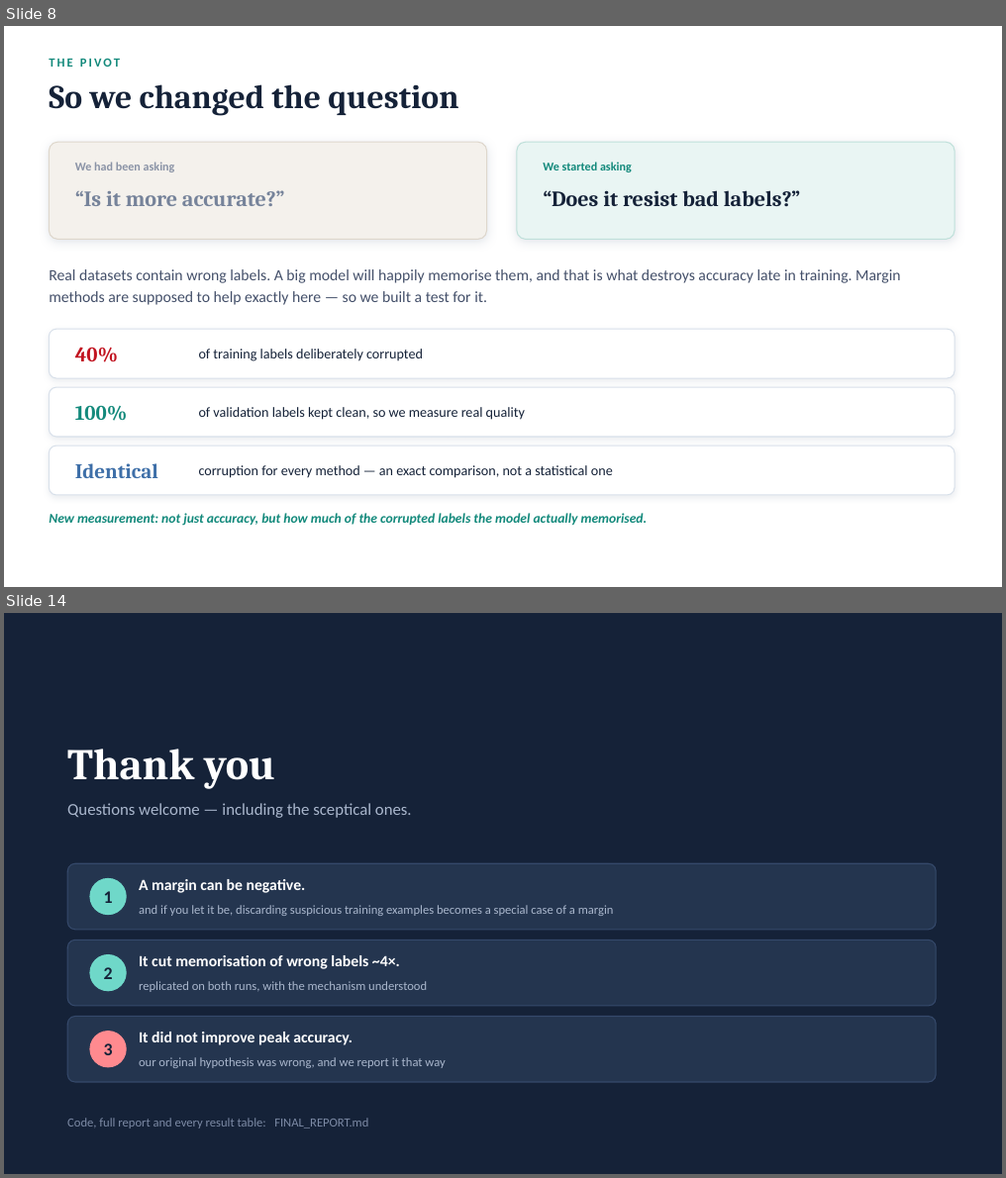
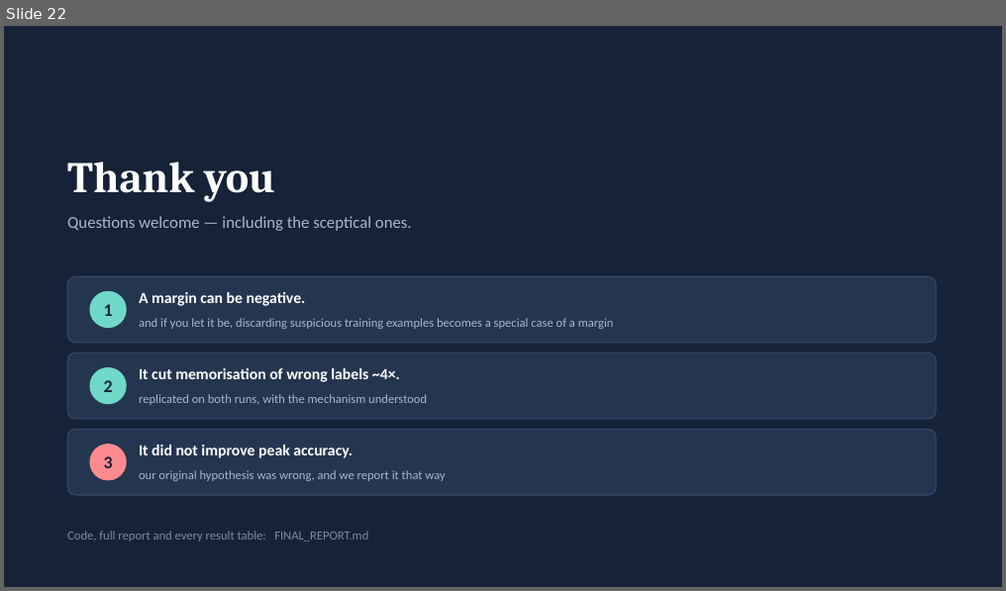
Before and after one commit to haitomnsg/softmaxResearch, a slide deck: presentation/GAM-Softmax-Presentation.pptx. Shown one above the other, each under a label of ours: slides 8 and 14 before the commit, slide 22 after it; the slides between them are not shown. The pictures are 1006x1178 and 1006x591 pixels, drawn with LibreOffice and Linux fonts; fonts in the diff are those of the drawing. Boxes give left, top, right and bottom in pixels: in the first picture for what was removed or moved away, otherwise in the second. Text is boxed around its words. In the diff, an @@ line names an element or a change of style, - is before the commit and + after.

```diff
--- a/presentation/GAM-Softmax-Presentation.pptx
+++ b/presentation/GAM-Softmax-Presentation.pptx
@@ slide 8 removed at bbox=[4, 26, 1002, 587], background #FFFFFF @@
@@ text removed at bbox=[49, 58, 120, 67] @@
-THE PIVOT
@@ text removed at bbox=[49, 84, 458, 116] @@
-So we changed the question
@@ rounded rectangle removed at bbox=[49, 142, 487, 240] @@
@@ rounded rectangle removed at bbox=[517, 142, 954, 240] @@
@@ text removed at bbox=[75, 162, 175, 173] @@
-We had been asking
@@ text removed at bbox=[543, 162, 632, 173] @@
-We started asking
@@ text removed at bbox=[75, 190, 285, 206] @@
-“Is it more accurate?”
@@ text removed at bbox=[543, 190, 801, 206] @@
-“Does it resist bad labels?”
@@ text removed at bbox=[49, 270, 901, 305] @@
-Real datasets contain wrong labels. A big model will happily memorise them, and that is what destroys accuracy late in training. Margin methods are supposed to help exactly here — so we built a test for it.
@@ rounded rectangle removed at bbox=[49, 329, 954, 378] @@
@@ text removed at bbox=[75, 347, 118, 363] @@
-40%
@@ text removed at bbox=[199, 349, 423, 362] @@
-of training labels deliberately corrupted
@@ rounded rectangle removed at bbox=[49, 387, 954, 437] @@
@@ text removed at bbox=[75, 405, 128, 421] @@
-100%
@@ text removed at bbox=[199, 407, 525, 420] @@
-of validation labels kept clean, so we measure real quality
@@ rounded rectangle removed at bbox=[49, 446, 954, 495] @@
@@ text removed at bbox=[75, 464, 158, 478] @@
-Identical
@@ text removed at bbox=[199, 466, 613, 478] @@
-corruption for every method — an exact comparison, not a statistical one
@@ text removed at bbox=[49, 513, 648, 526] @@
-New measurement: not just accuracy, but how much of the corrupted labels the model actually memorised.
@@ what was slide 14 is now slide 22 @@
```
Also in this commit, not shown: 11 slides changed, 9 slides added, 1 other file.
